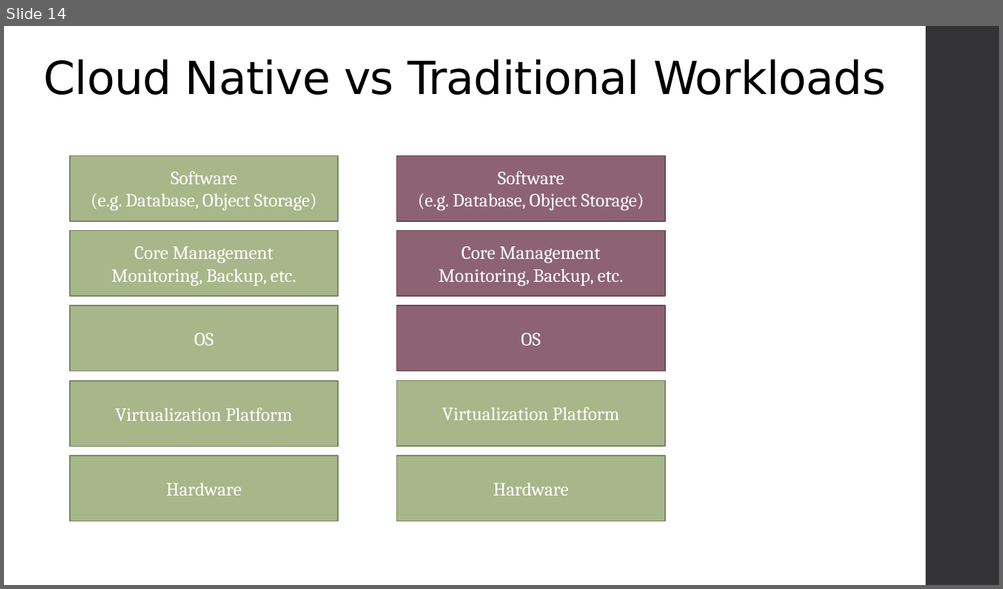
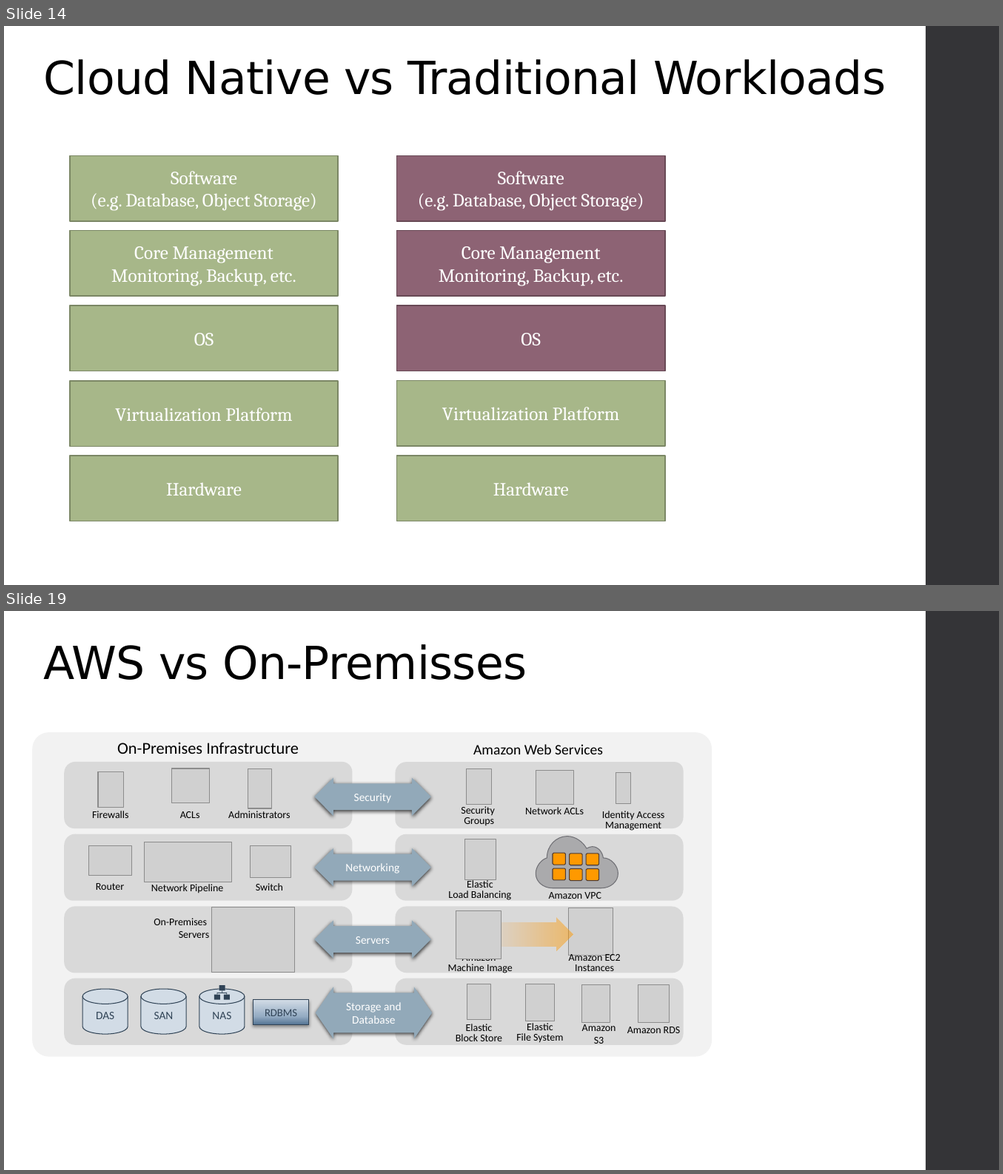
Before and after one commit to varadinov/DevSecOps, a slide deck: 05_cloud_computing_big_picture/05_cloud_computing_big_picture.pptx. Shown one above the other, each under a label of ours: slide 14 before the commit, slides 14 and 19 after it; the slides between them are not shown. The pictures are 1003x589 and 1003x1174 pixels, drawn with LibreOffice and Linux fonts; fonts in the diff are those of the drawing; grey boxes stand for pictures; background and template pictures are left out. Boxes give left, top, right and bottom in pixels: in the first picture for what was removed or moved away, otherwise in the second. Text is boxed around its words. In the diff, an @@ line names an element or a change of style, - is before the commit and + after.

```diff
--- a/05_cloud_computing_big_picture/05_cloud_computing_big_picture.pptx
+++ b/05_cloud_computing_big_picture/05_cloud_computing_big_picture.pptx
@@ slide 19 added at bbox=[4, 611, 999, 1170], background picture (left out); not listed: 1 template element that a slide beside it also shows @@
@@ title added at bbox=[43, 644, 526, 680], 44 pt, text #000000 @@
+AWS vs On-Premisses
@@ group added at bbox=[32, 732, 712, 1057]: 22 texts, 17 pictures, 8 round diag rects, 7 freeform shapes, 4 rectangles, 4 left right arrows, 4 lines, 3 cylinders, 1 rounded rectangle, 1 right arrow @@
+On-Premises Infrastructure
+Network
+VPC
+Amazon
+Machine Image
+Amazon EC2 Instances
+On-Premises
+Servers
+Security
+Groups
+Network ACLs
+Firewalls
+ACLs
+Administrators
+Identity Access
+Management
+Router
+Network Pipeline
+Switch
+Elastic
+Load Balancing
+RDBMS
+Elastic
+Block Store
+Amazon S3
+Amazon RDS
+Amazon Web Services
+Security
+Amazon VPC
+Networking
+Servers
+Storage and
+Database
+Elastic
+File System
+DAS
+SAN
+NAS
```
Also in this commit, not shown: 6 other slides added, 1 slide removed, 16 other files.
